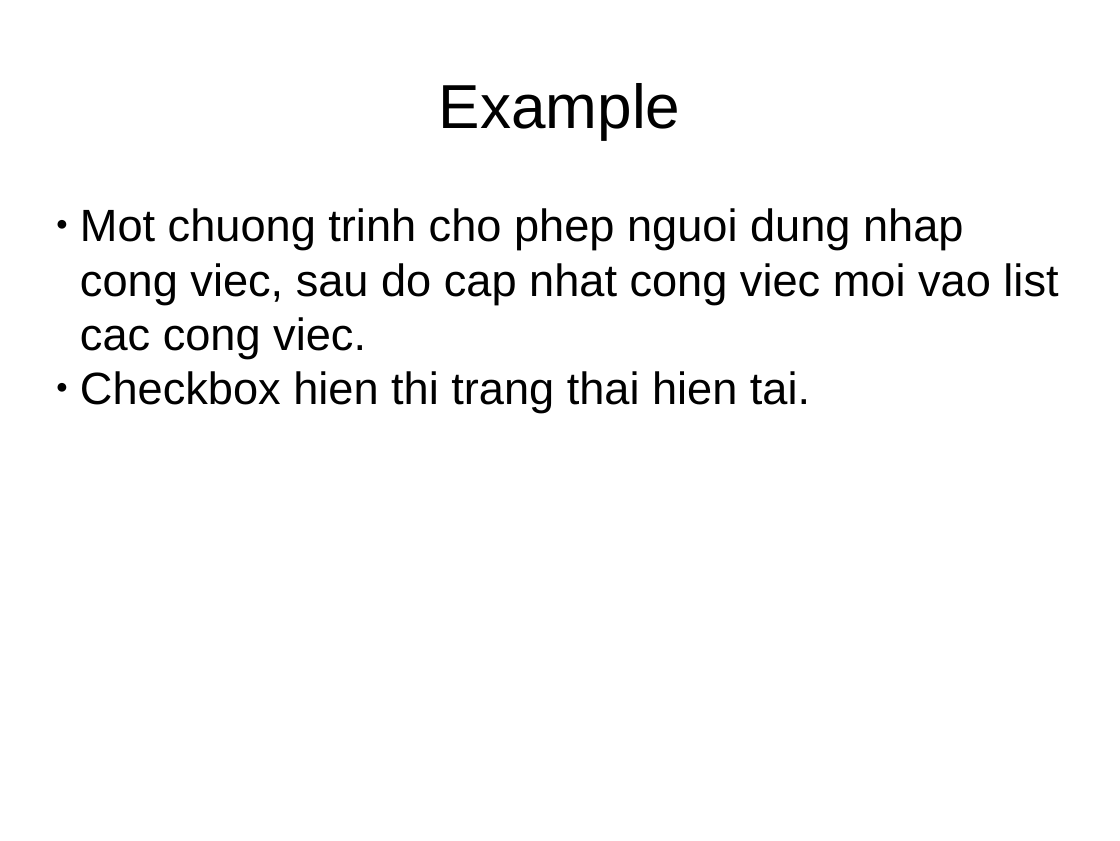
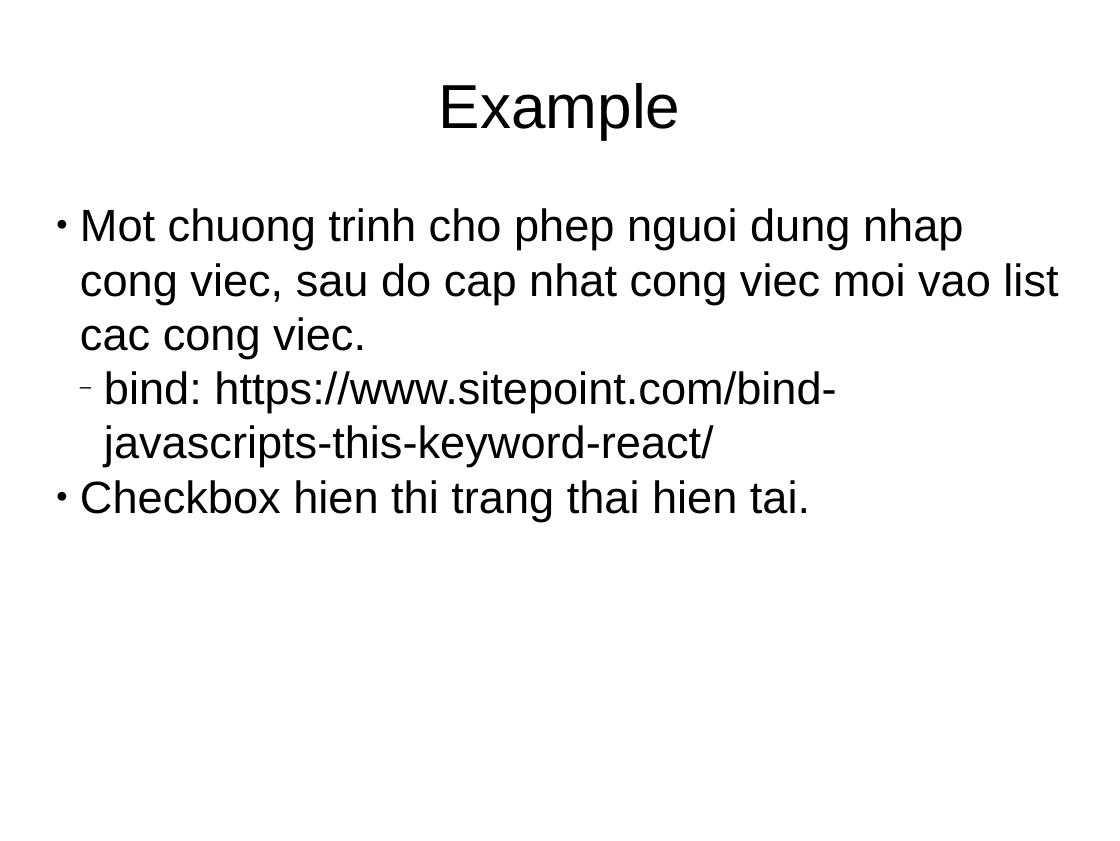
Before and after one commit to thanhvk/React, a slide deck: slide 14 of ReactJs.odp (slide 12 before the commit). Drawn at 1120x841 pixels with LibreOffice and Linux fonts; fonts in the diff are those of the drawing. Boxes give left, top, right and bottom in pixels: in the first picture for what was removed or moved away, otherwise in the second. Text is boxed around its words. In the diff, an @@ line names an element or a change of style, - is before the commit and + after.

```diff
--- a/ReactJs.odp
+++ b/ReactJs.odp
@@ subtitle at [104, 371, 836, 467]: paragraph added @@
+  ‒ bind: https://www.sitepoint.com/bind-javascripts-this-keyword-react/
```
Also in this commit, not shown: 2 slides added, 11 other files.
